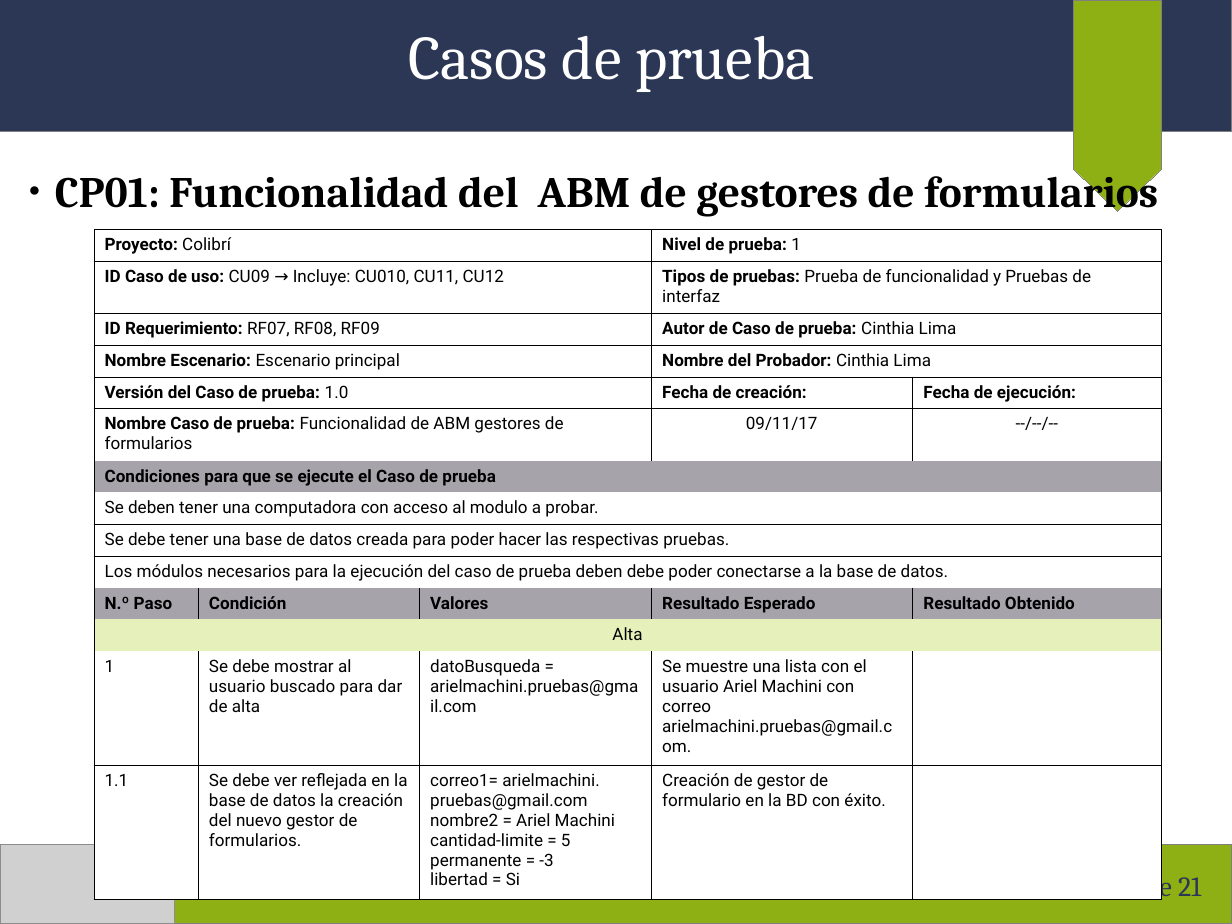
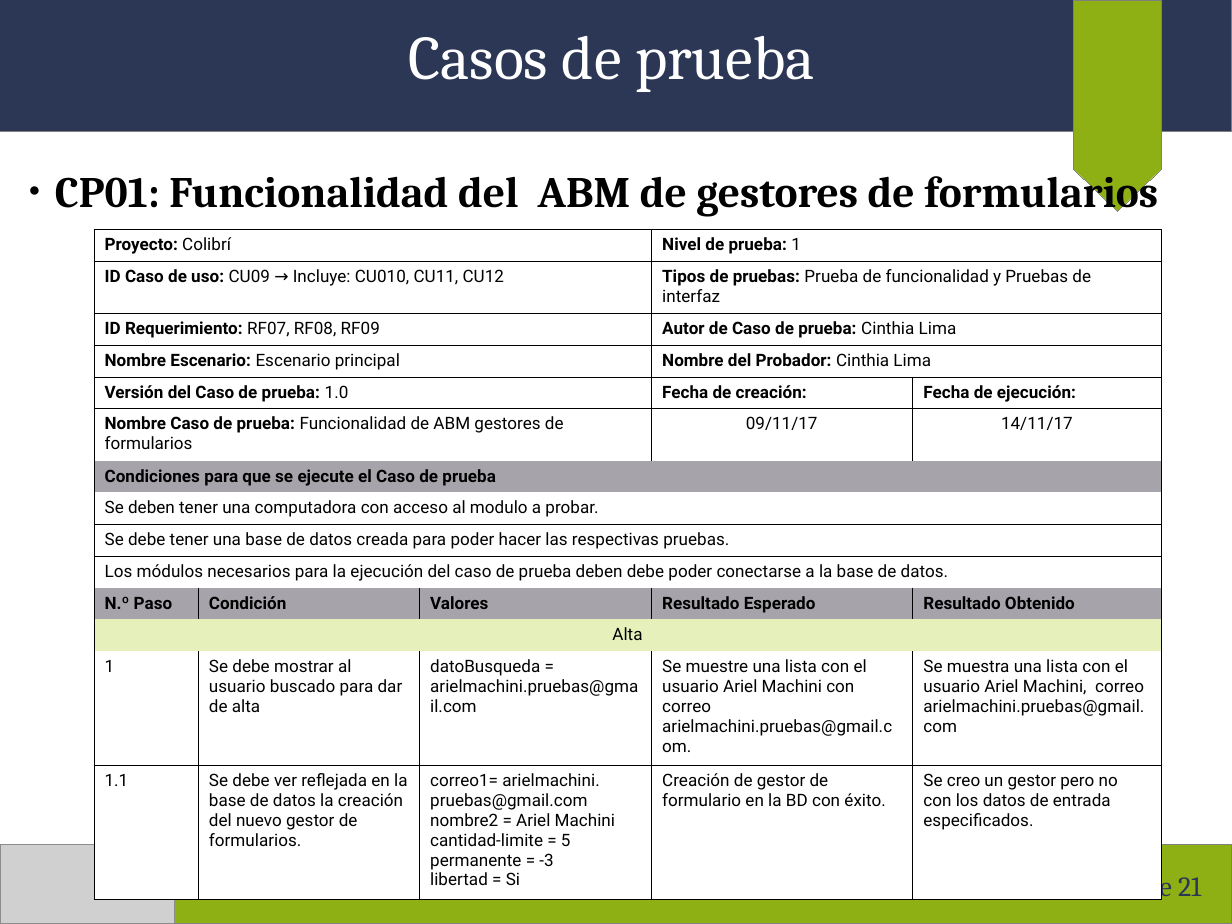
Before and after one commit to arielmachini/Caciar, a slide deck: slide 6 of Presentaciones/Presentación 14-11-2017.odp. Drawn at 1232x924 pixels with LibreOffice and Linux fonts; fonts in the diff are those of the drawing; grey boxes stand for pictures. Boxes give left, top, right and bottom in pixels: in the first picture for what was removed or moved away, otherwise in the second. Text is boxed around its words. In the diff, an @@ line names an element or a change of style, - is before the commit and + after.

```diff
--- a/Presentaciones/Presentación 14-11-2017.odp
+++ b/Presentaciones/Presentación 14-11-2017.odp
@@ table at (94, 229, 1163, 889) @@
-row 6, column 5: --/--/--
+row 6, column 5: 14/11/17
-row 13, column 5: 
+row 13, column 5: Se muestra una lista con el usuario Ariel Machini, correo arielmachini.pruebas@gmail.com
-row 14, column 5: 
+row 14, column 5: Se creo un gestor pero no con los datos de entrada especificados.
```
Also in this commit, not shown: 3 other slides changed, 1 other file.
